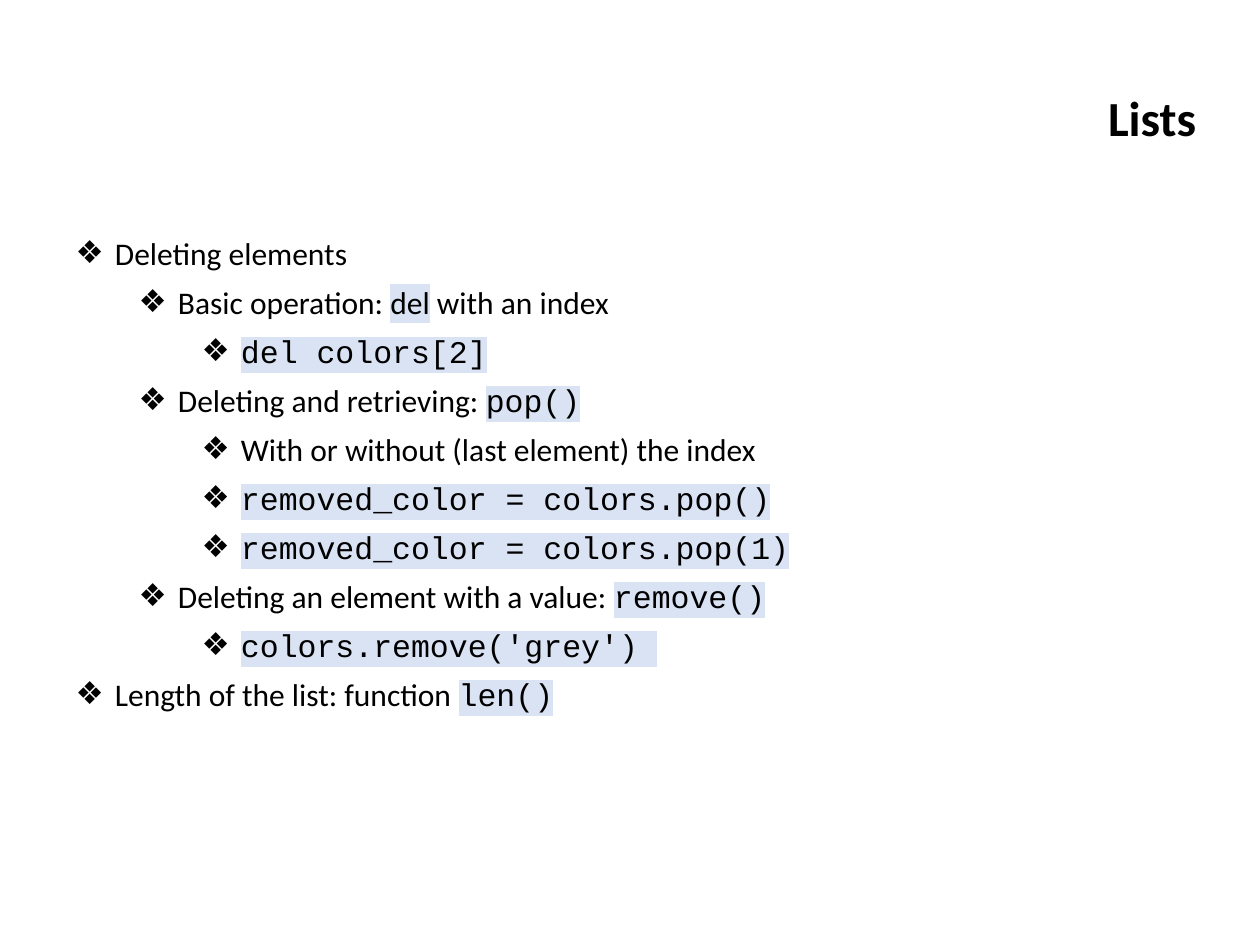
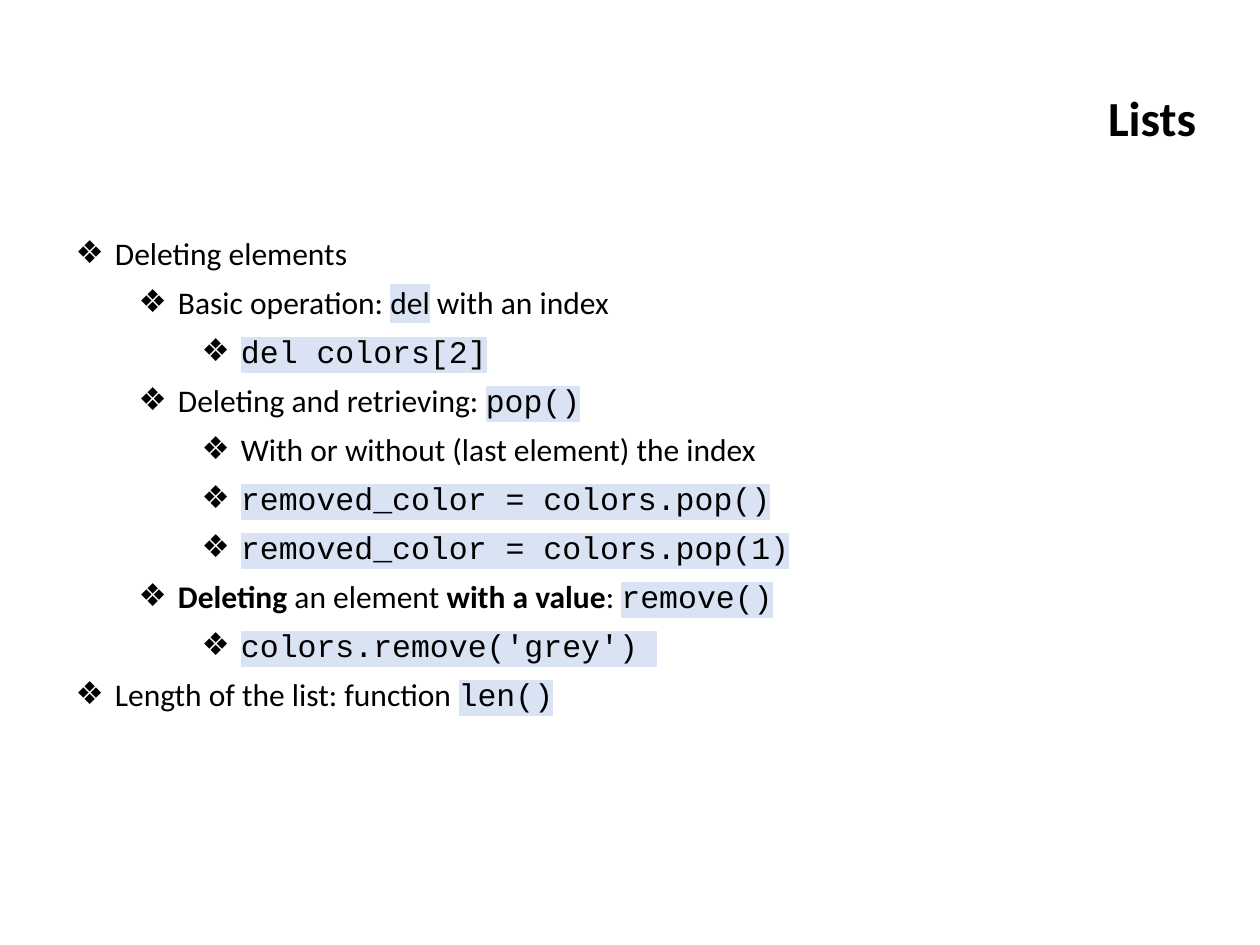
Before and after one commit to ifromm/fcsp, a slide deck: slide 6 of Slides/unit_5_prog_2.pptx. Drawn at 1260x945 pixels with LibreOffice and Linux fonts; fonts in the diff are those of the drawing; background and template pictures are left out. Boxes give left, top, right and bottom in pixels: in the first picture for what was removed or moved away, otherwise in the second. Text is boxed around its words. In the diff, an @@ line names an element or a change of style, - is before the commit and + after.

```diff
--- a/Slides/unit_5_prog_2.pptx
+++ b/Slides/unit_5_prog_2.pptx
@@ text at (178,585,772,615): bold on in "Deleting with a value:" @@
```
Also in this commit, not shown: 5 other slides changed.
